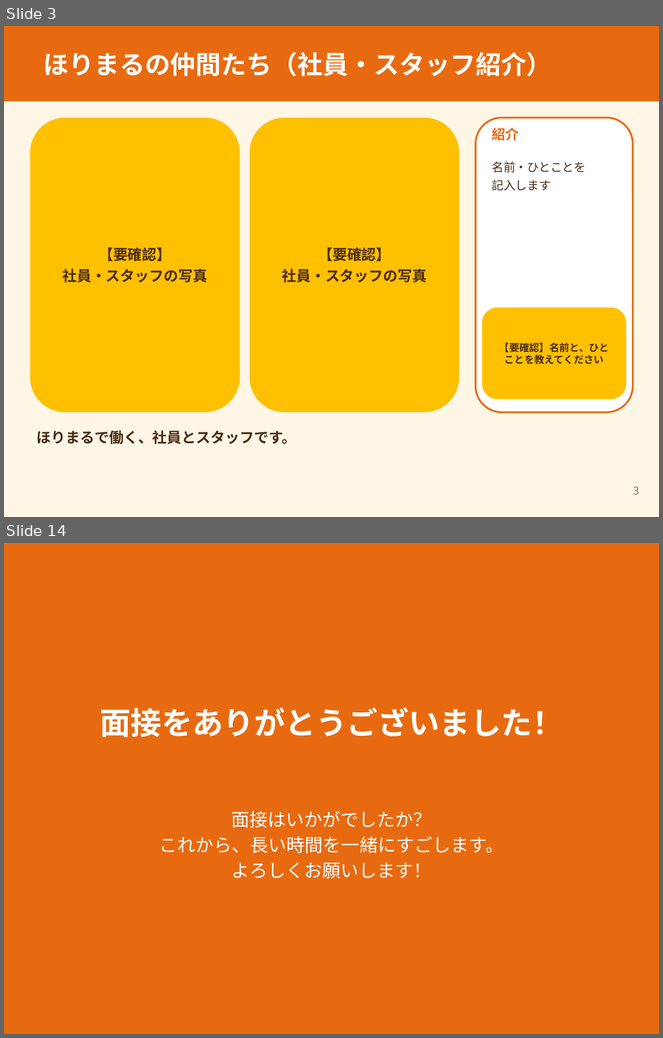
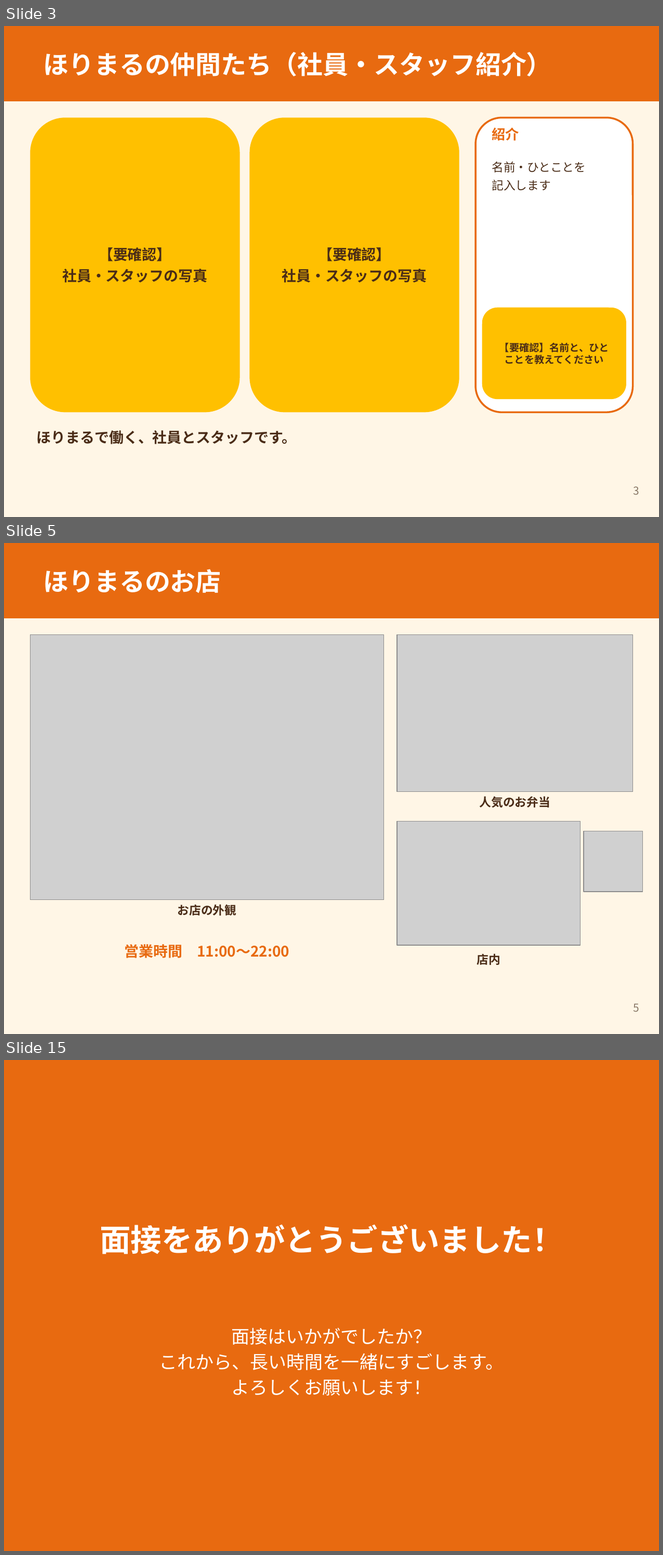
Before and after one commit to ahouprojectmaimai-beep/claude, a slide deck: horimaru/01_ほりまる面接紙芝居_案.pptx. Shown one above the other, each under a label of ours: slides 3 and 14 before the commit, slides 3, 5 and 15 after it; the slides between them are not shown. The pictures are 663x1038 and 663x1555 pixels, drawn with LibreOffice and Linux fonts; fonts in the diff are those of the drawing; grey boxes stand for pictures. Boxes give left, top, right and bottom in pixels: in the first picture for what was removed or moved away, otherwise in the second. Text is boxed around its words. In the diff, an @@ line names an element or a change of style, - is before the commit and + after.

```diff
--- a/horimaru/01_ほりまる面接紙芝居_案.pptx
+++ b/horimaru/01_ほりまる面接紙芝居_案.pptx
@@ slide 5 added at (4,543,659,1034), background #FFFFFF @@
@@ rectangle added at (4,543,659,1034), fill #FFF6E6 @@
@@ rectangle added at (4,543,659,618), fill #E86A10 @@
@@ text added at (43,569,221,593), 28 pt, text #FFFFFF, bold @@
+ほりまるのお店
@@ picture added at (30,635,384,900) @@
@@ picture added at (397,635,633,792) @@
@@ text added at (480,796,551,808), 13 pt, text #4A2C17, bold @@
+人気のお弁当
@@ picture added at (397,822,581,945) @@
@@ picture added at (584,831,643,892) @@
@@ text added at (178,904,236,916), 13 pt, text #4A2C17, bold @@
+お店の外観
@@ text added at (125,944,289,958), 16 pt, text #E86A10, bold @@
+営業時間 11:00〜22:00
@@ text added at (477,954,501,965), 13 pt, text #4A2C17, bold @@
+店内
@@ text added at (634,1004,640,1012), 12 pt, text #887766 @@
+5
@@ what was slide 14 is now slide 15 @@
```
Also in this commit, not shown: 12 slides changed.
